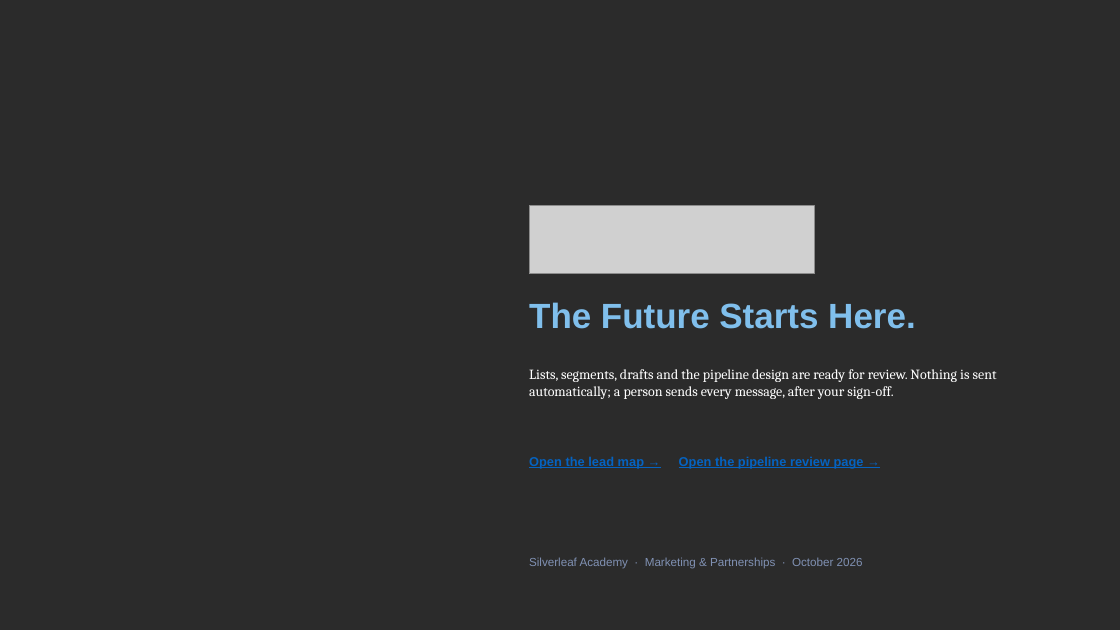
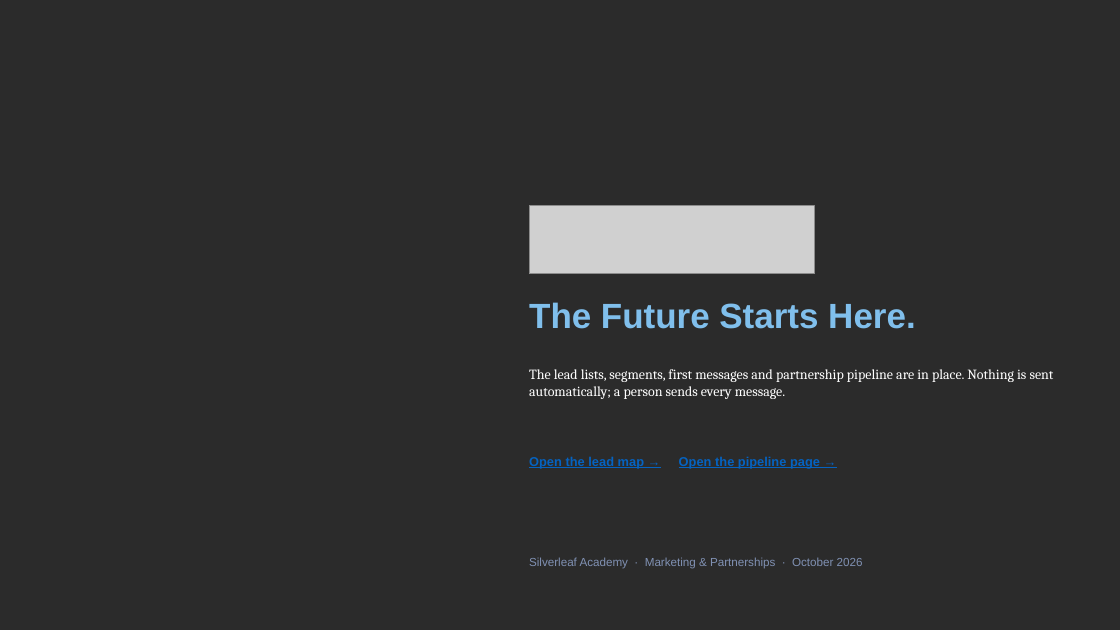
Before and after one commit to Nehemia-joh/Agenticmarketing, a slide deck: slide 44 of outputs/presentations/Silverleaf_Lead_Generation_Strategy_2026-10-12.pptx. Drawn at 1120x630 pixels with LibreOffice and Linux fonts; fonts in the diff are those of the drawing; grey boxes stand for pictures; background and template pictures are left out; a plain dark background stands for a picture behind light text. Boxes give left, top, right and bottom in pixels: in the first picture for what was removed or moved away, otherwise in the second. Text is boxed around its words. In the diff, an @@ line names an element or a change of style, - is before the commit and + after.

```diff
--- a/outputs/presentations/Silverleaf_Lead_Generation_Strategy_2026-10-12.pptx
+++ b/outputs/presentations/Silverleaf_Lead_Generation_Strategy_2026-10-12.pptx
@@ text at [529, 369, 1054, 399]: text changed @@
-Lists, segments, drafts and the pipeline design are ready for review. Nothing is sent automatically; a person sends every message, after your sign-off.
+The lead lists, segments, first messages and partnership pipeline are in place. Nothing is sent automatically; a person sends every message.
@@ text at [529, 457, 820, 469]: text changed @@
-Open the lead map → Open the pipeline review page →
+Open the lead map → Open the pipeline page →
```
Also in this commit, not shown: 27 other slides changed, 1 slide added, 1 slide removed, 7 other files.
